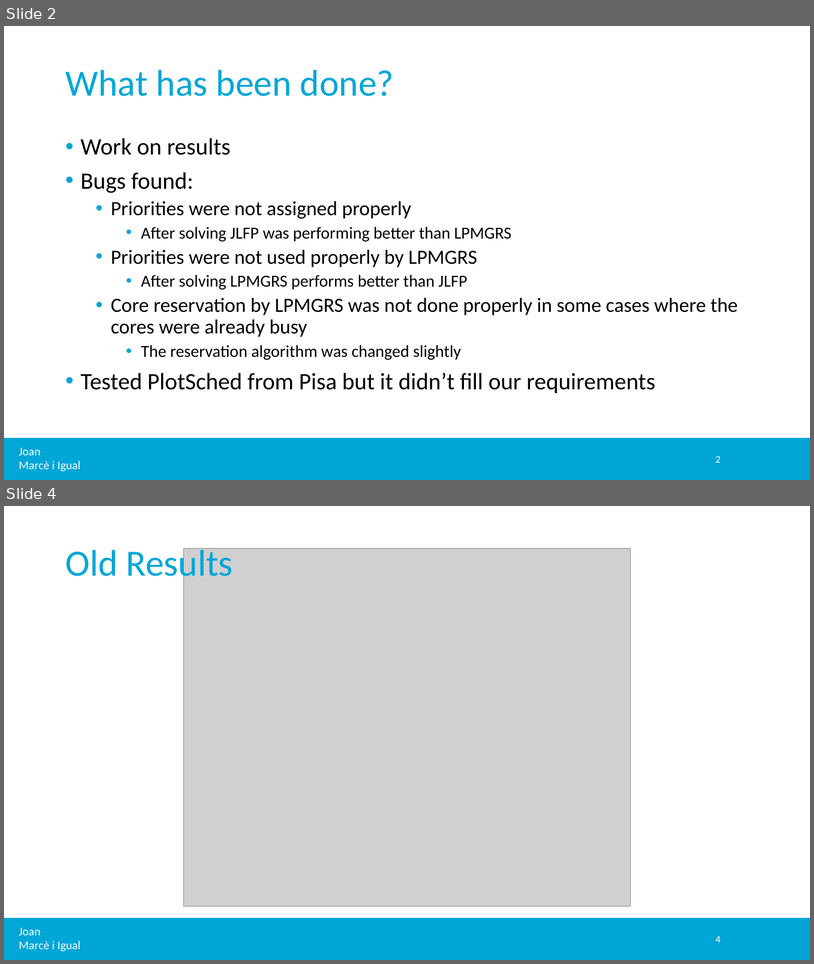
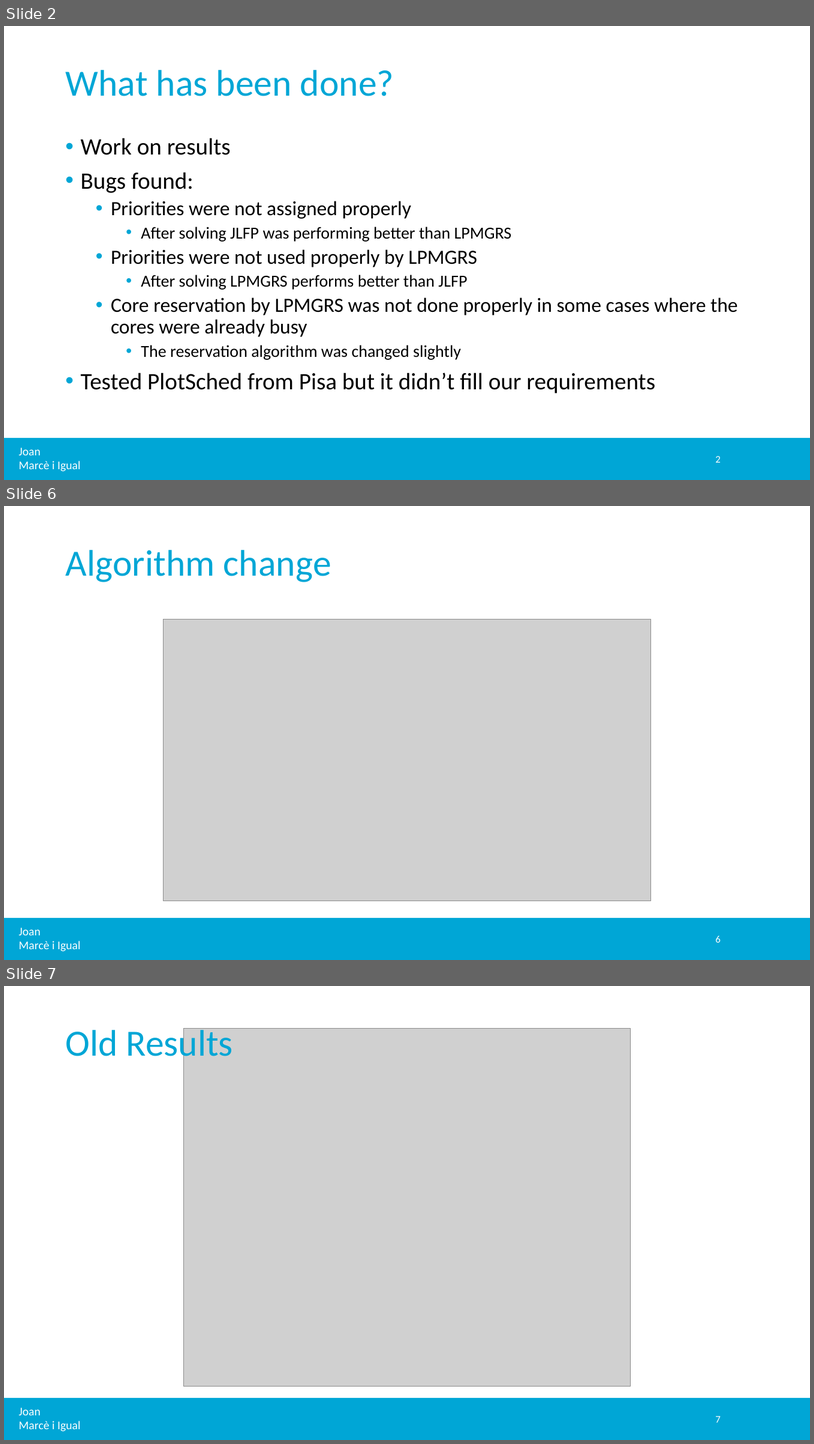
Before and after one commit to jmigual/APATeoria, a slide deck: Notes/TFM_presentations/2020_03_09/2020_03_09.pptx. Shown one above the other, each under a label of ours: slides 2 and 4 before the commit, slides 2, 6 and 7 after it; the slides between them are not shown. The pictures are 814x964 and 814x1444 pixels, drawn with LibreOffice and Linux fonts; fonts in the diff are those of the drawing; grey boxes stand for pictures; background and template pictures are left out. Boxes give left, top, right and bottom in pixels: in the first picture for what was removed or moved away, otherwise in the second. Text is boxed around its words. In the diff, an @@ line names an element or a change of style, - is before the commit and + after.

```diff
--- a/Notes/TFM_presentations/2020_03_09/2020_03_09.pptx
+++ b/Notes/TFM_presentations/2020_03_09/2020_03_09.pptx
@@ slide 6 added at (x1=4, y1=506, x2=810, y2=960), background #FFFFFF; not listed: 2 template elements that a slide beside it also shows @@
@@ title added at (x1=65, y1=550, x2=332, y2=582), 44 pt, text #00A6D6 @@
+Algorithm change
@@ picture added at (x1=163, y1=619, x2=651, y2=901) @@
@@ page number added at (x1=716, y1=935, x2=720, y2=942), 12 pt, text #FFFFFF @@
+6
@@ what was slide 4 is now slide 7 @@
@@ page number at (x1=716, y1=1416, x2=720, y2=1422): text changed @@
-4
+7
```
Also in this commit, not shown: 1 slide changed, 2 other slides added, 3 other files.
